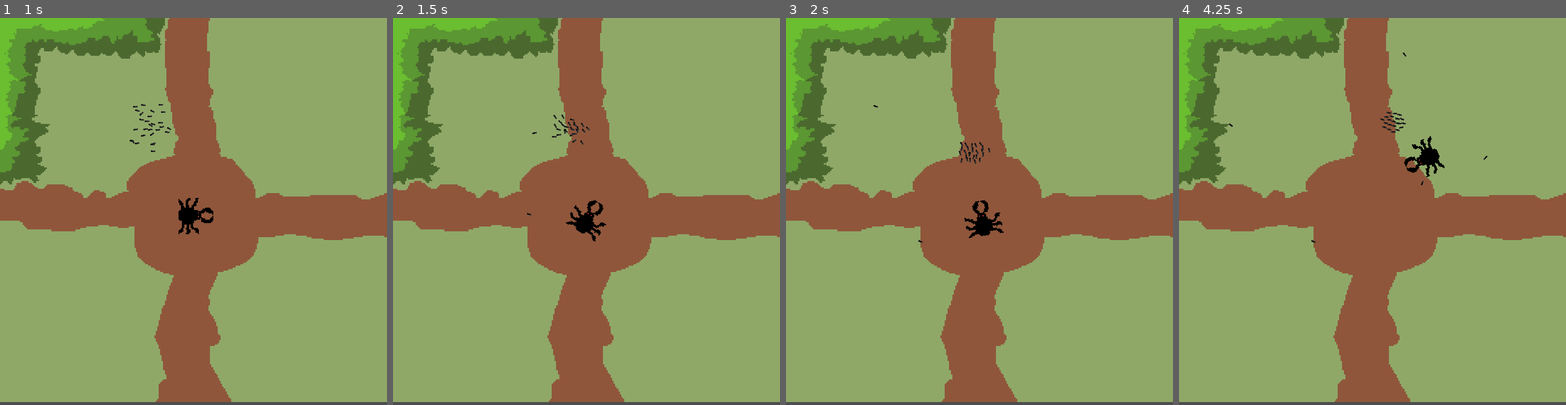
Above: before the commit, frames 1-4 (left to right).
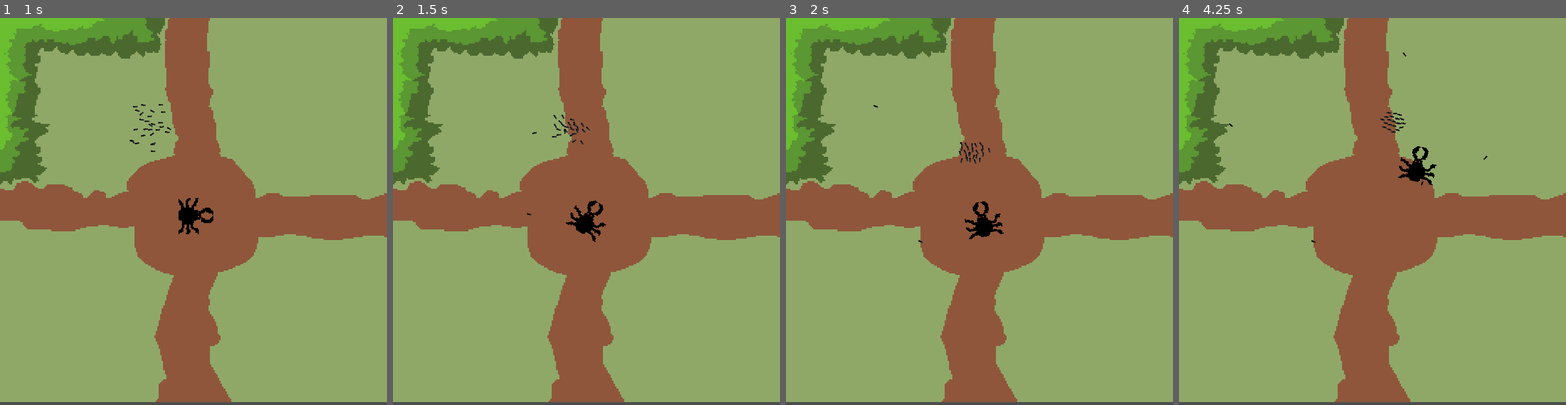
Above: after the commit, the same moments.

Repository: filvan1/LD56
Game: Godot game, scene res://scenes/main.tscn
The game is run twice, just before and just after one commit, with the same random seed, the same clock (stepped at 60 frames per second) and the same inputs.
Inputs:
- Up to frame 1 (1 s): hold D (move_right) from 0.53 s (still down); tap Down (aim_down) at 0.6 s
- Up to frame 2 (1.5 s): release D (move_right) at 1.28 s; hold S (move_down) from 1.28 s (still down); tap Left (aim_left) at 1.35 s
- Up to frame 3 (2 s): keep holding S (move_down)
- Up to frame 4 (4.25 s): release S (move_down) at 2.03 s; hold D (move_right) 2.03-2.78 s; tap Right (aim_right) at 2.1 s; hold W (move_up) 2.78-3.53 s; tap Up (aim_up) at 2.85 s; hold A (move_left) from 3.53 s (still down); tap Down (aim_down) at 3.6 s

Frame 1 is identical in both runs. In frame 2, less than 0.1% of the frame differs, in the area x 44-55%, y 47-58%; in frame 3, 0.1%; in frame 4, 0.5%, in the area x 56-69%, y 30-44%.

Commit message:
fixed beetle angle bug

Diff:
--- a/scripts/beetle.gd
+++ b/scripts/beetle.gd
@@ -9,6 +9,7 @@
 var attack_counter = 0.0
 var attack_start_pos = Vector2(0,0)
 var attack_target_pos = Vector2(0,0)
+var target_angle_diff = 0.0
 var t = 0
 var step = 1
 
@@ -38,7 +39,7 @@
 
 
 					if(move_counter < 1.0):
-						rotation = rotate_toward(rotation, rotation + 90 * move_dir, delta)
+						rotation = rotate_toward(rotation, rotation + 90 * move_dir, delta * 2.0)
 						#rotate_towards_point(player.global_position, delta)
 					elif(move_counter > 1.5):
 						p0 = global_position
@@ -64,10 +65,9 @@
 			match(current_attack_state):
 				AttackingStates.WINDUP:
 					attack_counter += delta
-					if(attack_counter < windup_time):
-						rotate_towards_point(player.global_position, delta * 2.0)
-						global_position = get_bezier_position(attack_start_pos, attack_start_pos - (player.global_position - global_position).normalized(), attack_start_pos - 2.0 * (player.global_position - global_position).normalized(), attack_counter / windup_time)
-					else:
+					target_angle_diff = rotate_towards_point(player.global_position, delta * 2.0)
+					global_position = get_bezier_position(attack_start_pos, attack_start_pos - (player.global_position - global_position).normalized(), attack_start_pos - 5.0 * (player.global_position - global_position).normalized(), attack_counter / 2)
+					if(target_angle_diff < 0.01 && attack_counter > 2.0):
 						attack_counter = 0
 						attack_start_pos = global_position
 						attack_target_pos = global_position + (player.global_position - global_position).normalized() * 50.0
@@ -75,8 +75,11 @@
 
 				AttackingStates.CHARGING:
 					attack_counter += delta
-					move_along_bezier(attack_start_pos, attack_target_pos, attack_target_pos, attack_counter)
+					global_position = get_bezier_position(attack_start_pos, attack_target_pos, attack_target_pos, attack_counter)
+
+					#move_along_bezier(attack_start_pos, attack_target_pos, attack_target_pos, attack_counter)
 					if(attack_counter > 1.0):
+						print(rotation)
 						attack_counter = 0
 						current_attack_state = AttackingStates.NONE
 						CurrentState = EnemyState.IDLE
--- a/scripts/enemy.gd
+++ b/scripts/enemy.gd
@@ -33,8 +33,10 @@
 	global_position = get_bezier_position(start_pos, control_pos, end_pos, t)
 	rotation = get_bezier_tangent(start_pos, control_pos, end_pos, t).angle()
 
-func rotate_towards_point(target_position: Vector2, t: float):
+func rotate_towards_point(target_position: Vector2, t: float) -> float:
 	var target_direction = (target_position - global_position).normalized()
 	var target_angle = target_direction.angle()
 
 	rotation = rotate_toward(rotation, target_angle, t)
+
+	return absf(angle_difference(rotation, target_angle))
